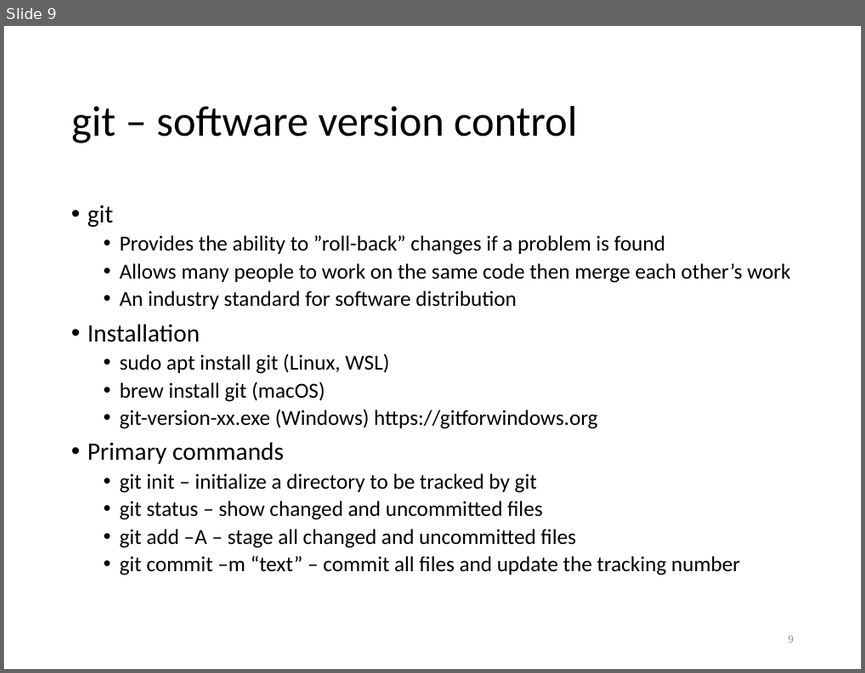
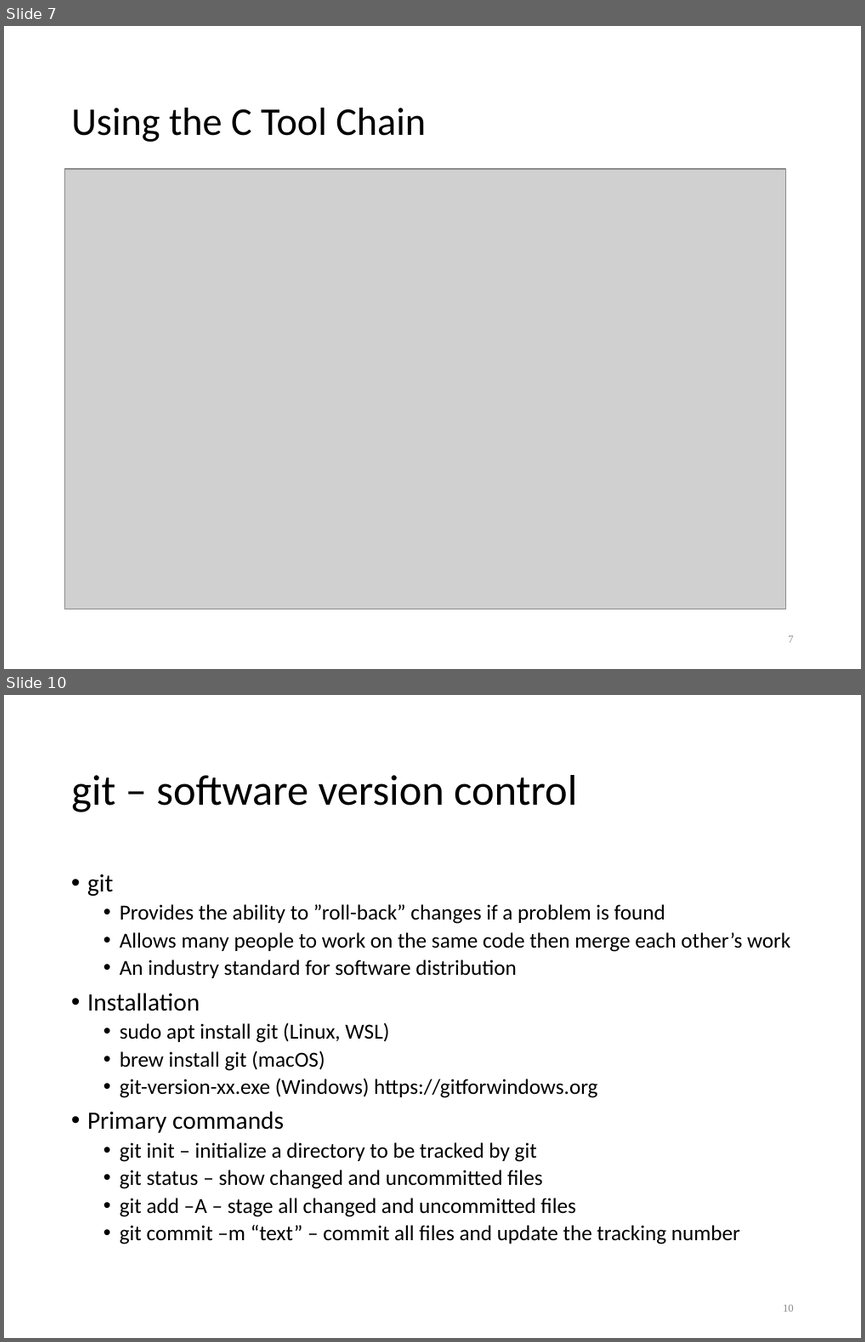
Before and after one commit to lkoepsel/Labs_10C_Class, a slide deck: lec1bIntro.ppt. Shown one above the other, each under a label of ours: slide 9 before the commit, slides 7 and 10 after it; the slides between them are not shown. The pictures are 865x673 and 865x1342 pixels, drawn with LibreOffice and Linux fonts; fonts in the diff are those of the drawing; grey boxes stand for pictures. Boxes give left, top, right and bottom in pixels: in the first picture for what was removed or moved away, otherwise in the second. Text is boxed around its words. In the diff, an @@ line names an element or a change of style, - is before the commit and + after.

```diff
--- a/lec1bIntro.ppt
+++ b/lec1bIntro.ppt
@@ slide 7 added at (4,26,861,669), background #FFFFFF @@
@@ title added at (71,108,426,142), 33 pt, text #000000 @@
+Using the C Tool Chain
@@ picture added at (64,169,785,609) @@
@@ page number added at (788,635,793,642), 9 pt, text #898989 @@
+7
@@ what was slide 9 is now slide 10 @@
@@ page number at (783,1304,794,1311): text changed @@
-9
+10
```
Also in this commit, not shown: 7 slides changed, 1 other slide added, 22 other files.
